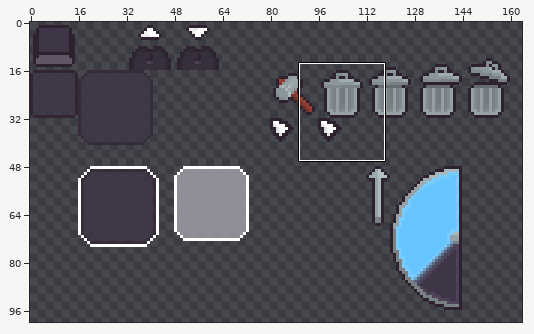
Sprite sheet -- assets/Textures/UI.png. Above: a wide view before the commit, with the close-up outlined.
Close-up. Earlier state:
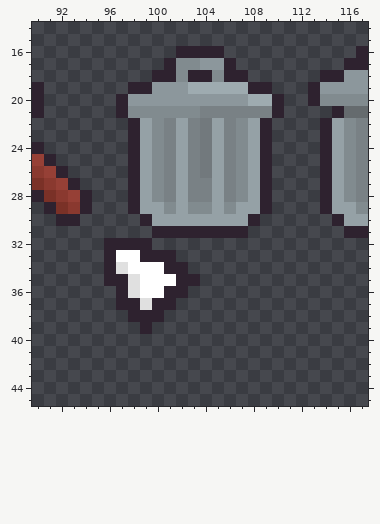
The file is 256x256 pixels. Colours within 5 levels of each other are drawn and written as one. Shown: x 90..117, y 14..45. The wide view leaves out empty margins.
After:
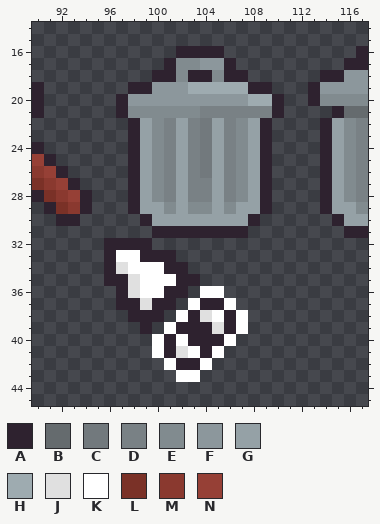
Palette (. is transparent): A #2e222f  B #656b6e  C #72797d  D #798185  E #818b8f  F #8c979c  G #95a1a6  H #9eabb0  J #e0e0e0  K #ffffff  L #7a3127  M #8a392f  N #964036
Change:
There is now colour A in row 37 at x 104 to 105; in row 38 at x 103 and 106; in row 39 at x 102 to 104 and 106; in row 40 at x 101 and 103 to 105; in row 41 at x 101 and 104; in row 42 at x 102 to 103.
There is now colour J in row 38 at x 104; in row 39 at x 105; in row 41 at x 102.
There is now colour K in row 36 at x 104 to 105; in row 37 at x 103 and 106; in row 38 at x 102, 105 and 107; in row 39 at x 101 and 107; in row 40 at x 100, 102 and 106; in row 41 at x 100, 103 and 105.
There is now colour K in row 42 at x 101 and 104; in row 43 at x 102 to 103.
Where, in picture pixels (left, top, right, bottom), the same in both close-ups:
added: (152, 286, 248, 382)
